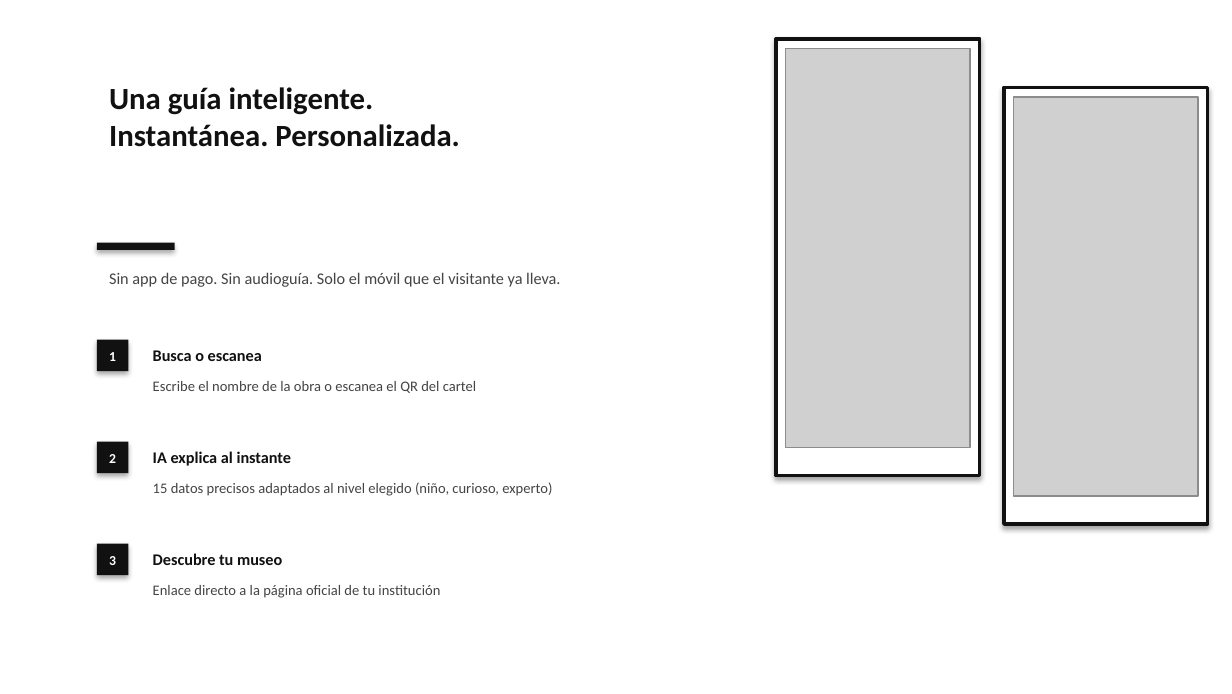
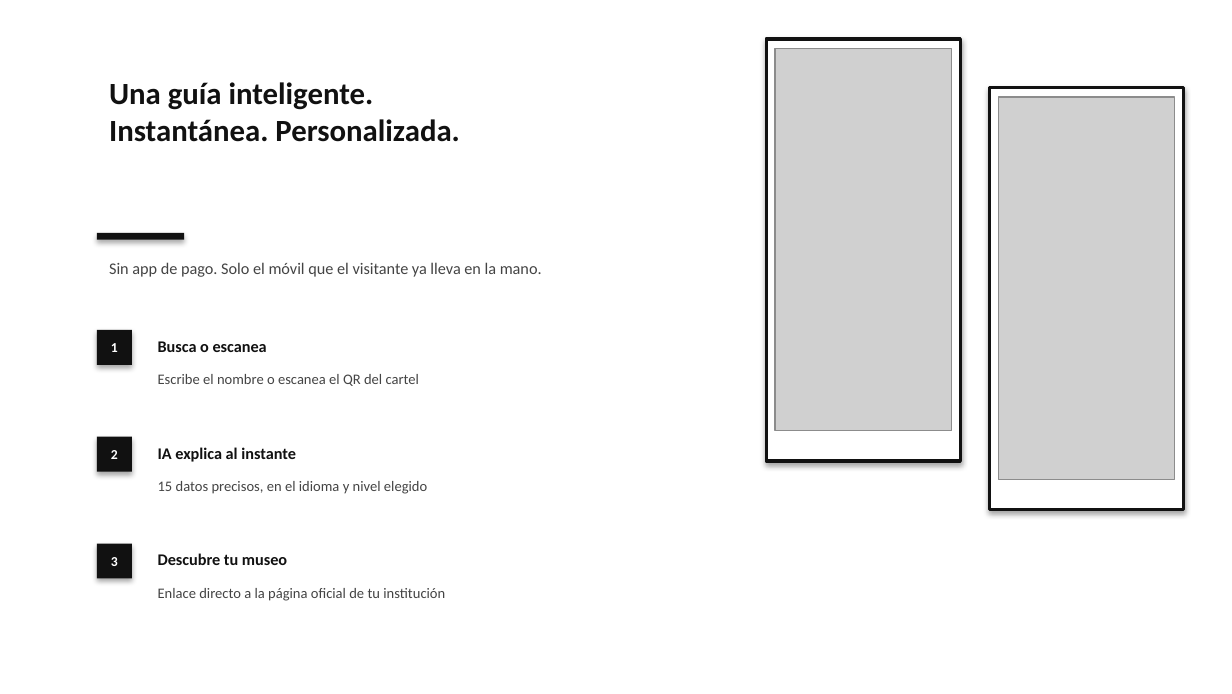
Before and after one commit to Juviba91/y-app-claude, a slide deck: slide 3 of pitch/museo-pitch-v2.pptx. Drawn at 1232x694 pixels with LibreOffice and Linux fonts; fonts in the diff are those of the drawing; grey boxes stand for pictures. Boxes give left, top, right and bottom in pixels: in the first picture for what was removed or moved away, otherwise in the second. Text is boxed around its words. In the diff, an @@ line names an element or a change of style, - is before the commit and + after.

```diff
--- a/pitch/museo-pitch-v2.pptx
+++ b/pitch/museo-pitch-v2.pptx
@@ rectangle: place and size @@
-rectangle at (776, 38, 979, 474)
+rectangle at (766, 38, 960, 461)
@@ picture: place and size @@
-picture at (786, 48, 971, 447)
+picture at (775, 48, 951, 430)
@@ text "Una guía inteligente. Instantánea. Personalizada.": place and size @@
-text "Una guía inteligente. Instantánea. Personalizada." at (109, 87, 459, 147)
+text "Una guía inteligente. Instantánea. Personalizada." at (109, 82, 459, 142)
@@ rectangle: place and size @@
-rectangle at (1004, 87, 1207, 524)
+rectangle at (989, 87, 1183, 510)
@@ picture: place and size @@
-picture at (1014, 97, 1199, 496)
+picture at (998, 97, 1174, 479)
@@ rectangle: place and size @@
-rectangle at (97, 243, 175, 250)
+rectangle at (97, 233, 185, 240)
@@ text at (109, 262, 542, 277): text changed @@
-Sin app de pago. Sin audioguía. Solo el móvil que el visitante ya lleva.
+Sin app de pago. Solo el móvil que el visitante ya lleva en la mano.
@@ text "1": place and size @@
-text "1" at (109, 352, 116, 361)
+text "1" at (111, 343, 118, 352)
@@ rectangle: place and size @@
-rectangle at (97, 340, 129, 372)
+rectangle at (97, 330, 132, 365)
@@ text "Busca o escanea": place and size @@
-text "Busca o escanea" at (153, 350, 262, 361)
+text "Busca o escanea" at (158, 341, 267, 352)
@@ text at (158, 374, 419, 386): text changed @@
-Escribe el nombre de la obra o escanea el QR del cartel
+Escribe el nombre o escanea el QR del cartel
@@ text "2": place and size @@
-text "2" at (109, 454, 116, 463)
+text "2" at (111, 450, 118, 459)
@@ rectangle: place and size @@
-rectangle at (97, 441, 129, 473)
+rectangle at (97, 436, 132, 471)
@@ text "IA explica al instante": place and size @@
-text "IA explica al instante" at (153, 451, 292, 466)
+text "IA explica al instante" at (158, 447, 296, 462)
@@ text at (158, 481, 427, 494): text changed @@
-15 datos precisos adaptados al nivel elegido (niño, curioso, experto)
+15 datos precisos, en el idioma y nivel elegido
@@ text "Descubre tu museo": place and size @@
-text "Descubre tu museo" at (153, 553, 282, 565)
+text "Descubre tu museo" at (158, 553, 287, 565)
@@ text "Enlace directo a la página ...": place and size @@
-text "Enlace directo a la página ..." at (153, 585, 440, 598)
+text "Enlace directo a la página ..." at (158, 588, 445, 601)
```
Also in this commit, not shown: 5 other slides changed, 3 other files.
